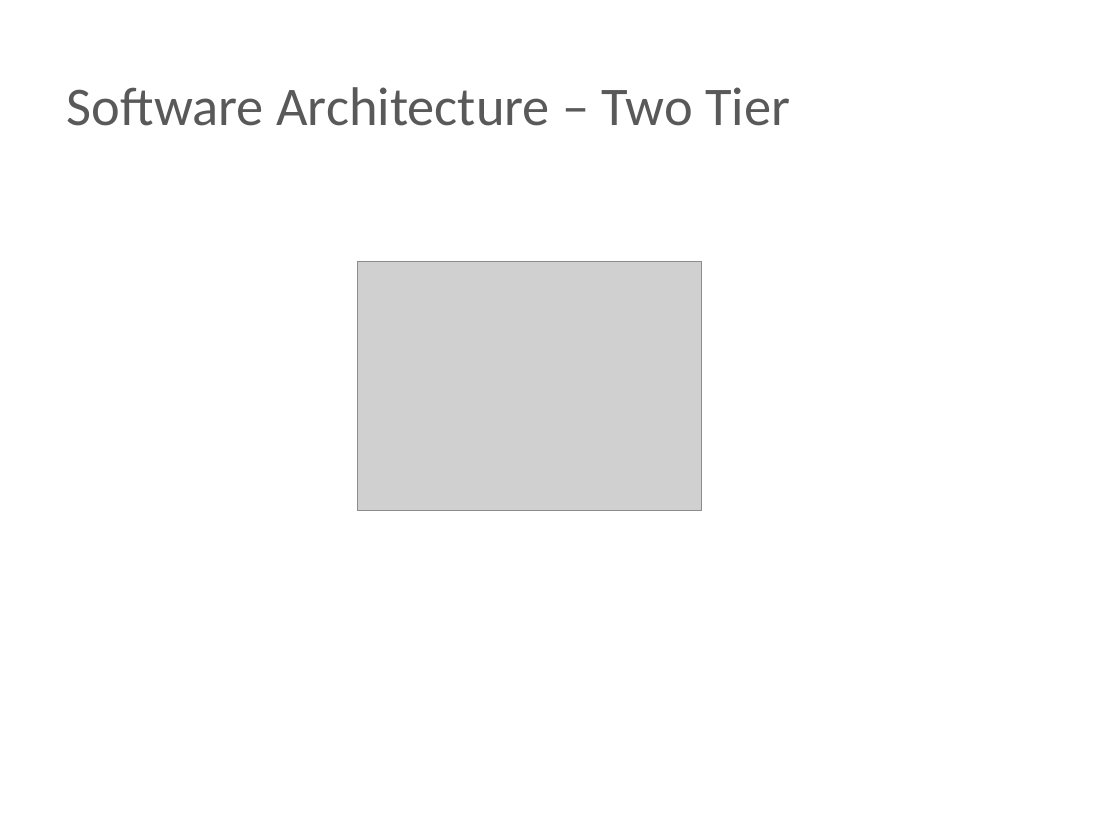
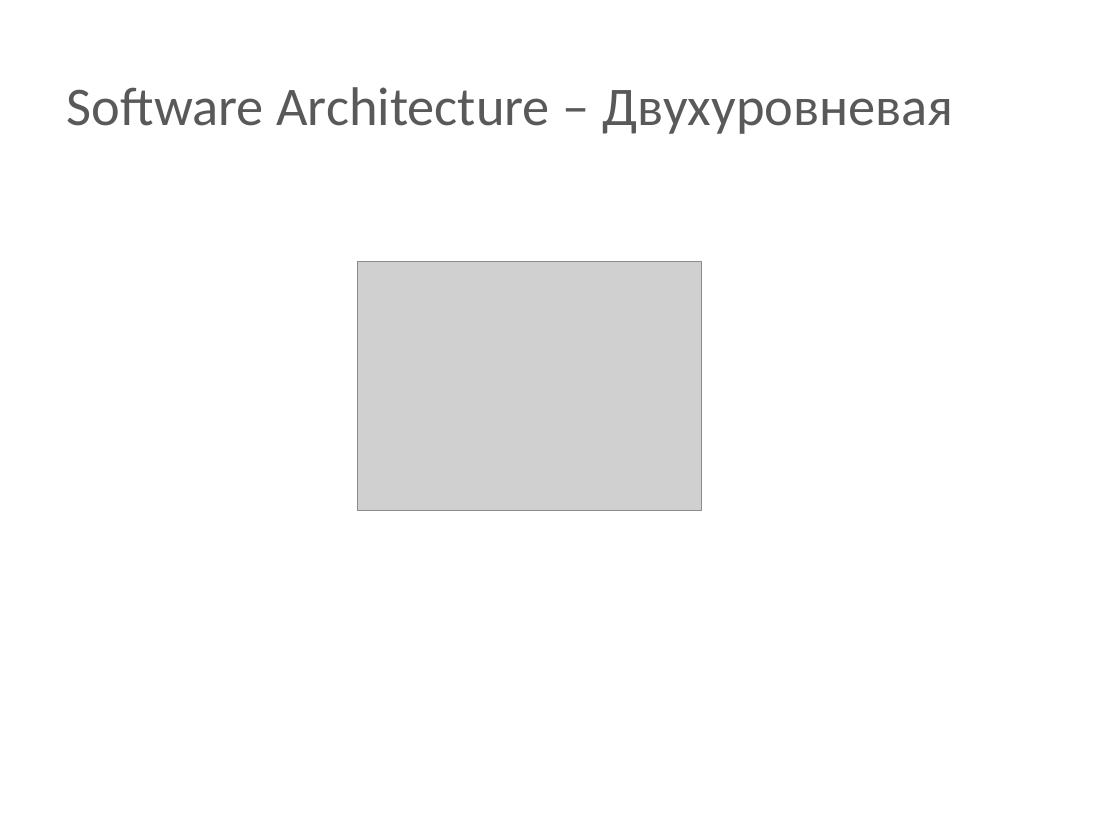
Before and after one commit to BigRacer/swtesting, a slide deck: slide 14 of 1.Introduction_part2/Introduction.pptx. Drawn at 1120x840 pixels with LibreOffice and Linux fonts; fonts in the diff are those of the drawing; grey boxes stand for pictures; background and template pictures are left out. Boxes give left, top, right and bottom in pixels: in the first picture for what was removed or moved away, otherwise in the second. Text is boxed around its words. In the diff, an @@ line names an element or a change of style, - is before the commit and + after.

```diff
--- a/1.Introduction_part2/Introduction.pptx
+++ b/1.Introduction_part2/Introduction.pptx
@@ text at box(67, 87, 953, 134): text changed @@
-Software Architecture – Two Tier
+Software Architecture – Двухуровневая
```
Also in this commit, not shown: 8 other slides changed, 5 slides added, 5 slides removed, 2 other files.
